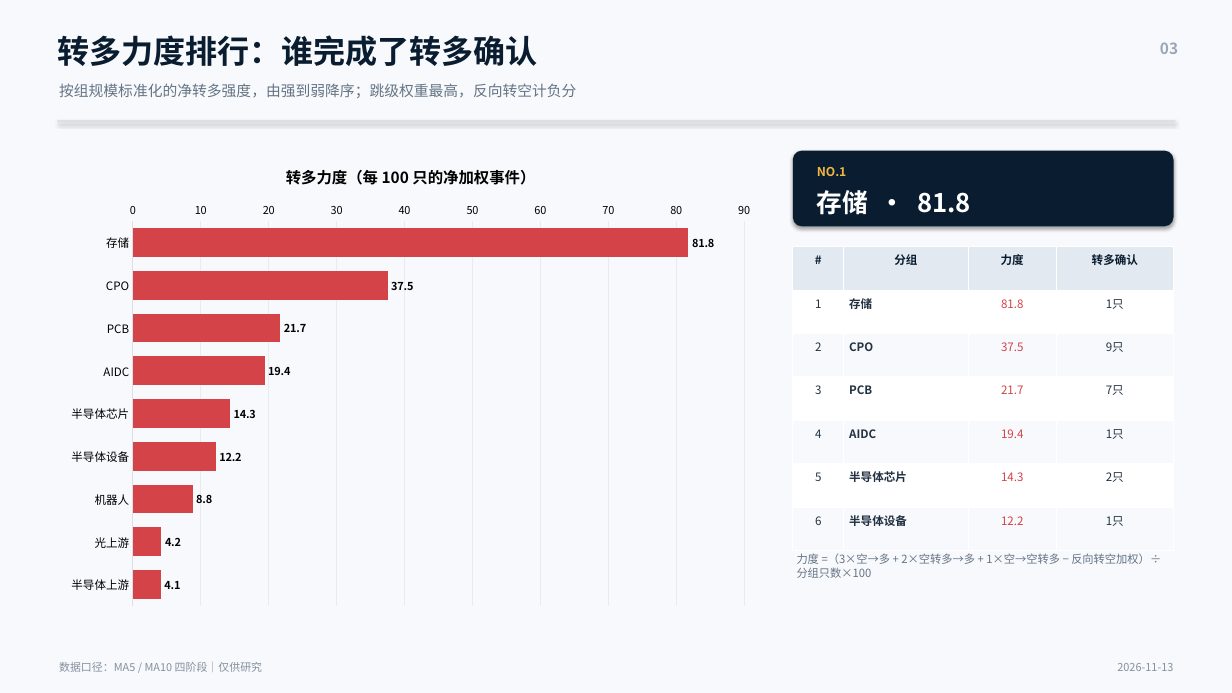
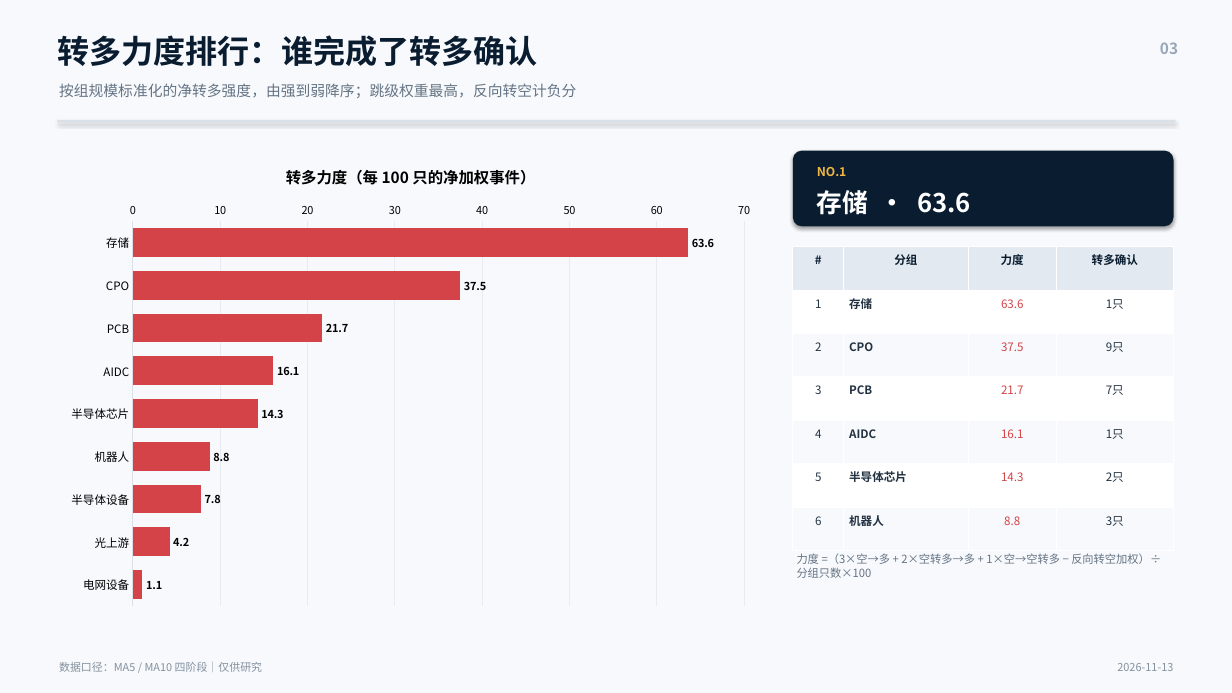
Before and after one commit to nancybhc/a-share-blast-lab, a slide deck: slide 3 of assets/多空阶段简报_2026-11-13.pptx. Drawn at 1232x693 pixels with LibreOffice and Linux fonts; fonts in the diff are those of the drawing. Boxes give left, top, right and bottom in pixels: in the first picture for what was removed or moved away, otherwise in the second. Text is boxed around its words. In the diff, an @@ line names an element or a change of style, - is before the commit and + after.

```diff
--- a/assets/多空阶段简报_2026-11-13.pptx
+++ b/assets/多空阶段简报_2026-11-13.pptx
@@ bar chart at [57,146,764,616] @@
-categories: 存储, CPO, PCB, AIDC, 半导体芯片, 半导体设备, 机器人, 光上游, 半导体上游
+categories: 存储, CPO, PCB, AIDC, 半导体芯片, 机器人, 半导体设备, 光上游, 电网设备
-Series 1: 81.8, 37.5, 21.7, 19.4, 14.3, 12.2, 8.8, 4.2, 4.1
+Series 1: 63.6, 37.5, 21.7, 16.1, 14.3, 8.8, 7.8, 4.2, 1.1
@@ text at [817,190,971,215]: text changed @@
-存储 · 81.8
+存储 · 63.6
@@ table at [793,247,1174,551] @@
-row 2, column 3: 81.8
+row 2, column 3: 63.6
-row 5, column 3: 19.4
+row 5, column 3: 16.1
-row 7: 6 | 半导体设备 | 12.2 | 1只
+row 7: 6 | 机器人 | 8.8 | 3只
```
Also in this commit, not shown: 3 other slides changed, 8 other files.
